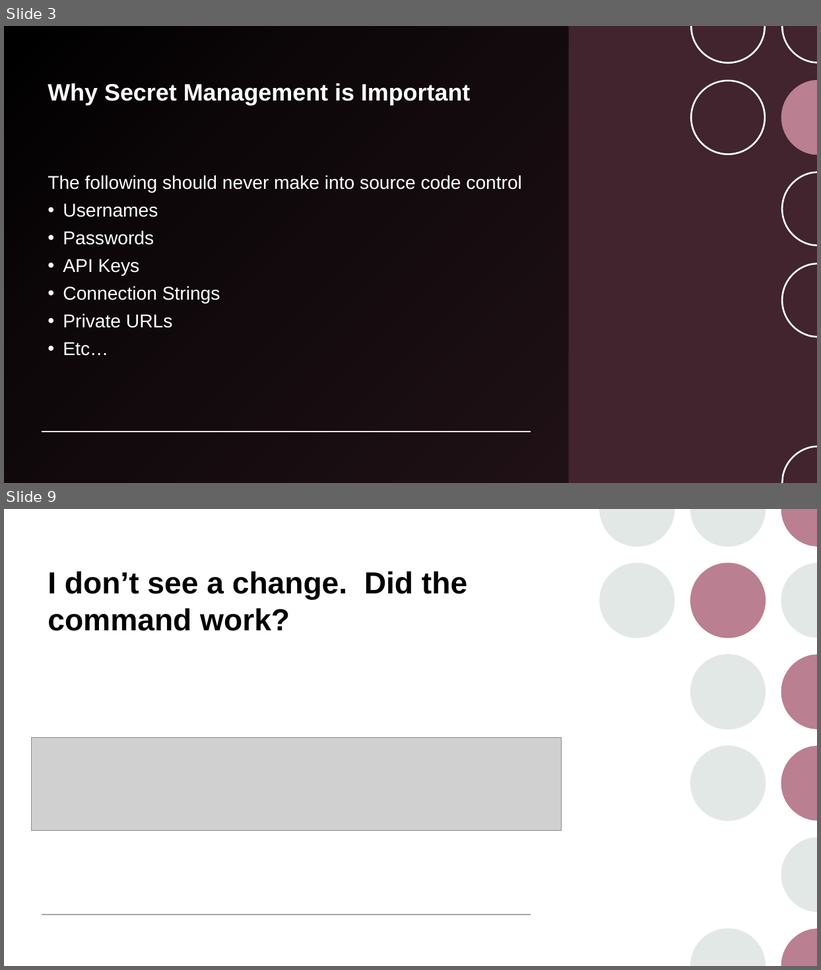
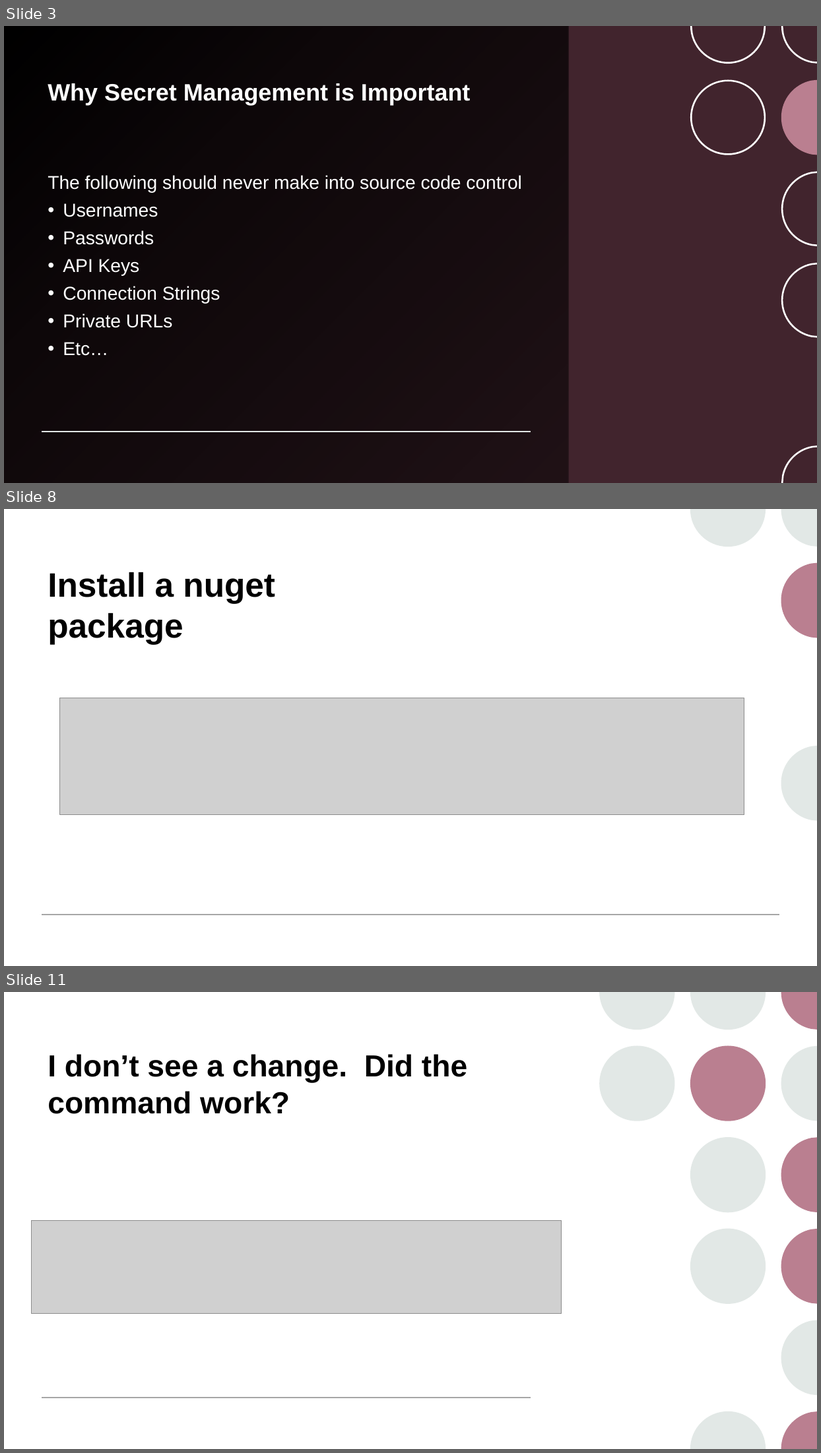
Before and after one commit to pulcher/stop-checking-in-secrets, a slide deck: stop-checking-in-secrets.pptx. Shown one above the other, each under a label of ours: slides 3 and 9 before the commit, slides 3, 8 and 11 after it; the slides between them are not shown. The pictures are 821x970 and 821x1453 pixels, drawn with LibreOffice and Linux fonts; fonts in the diff are those of the drawing; grey boxes stand for pictures; background and template pictures are left out. Boxes give left, top, right and bottom in pixels: in the first picture for what was removed or moved away, otherwise in the second. Text is boxed around its words. In the diff, an @@ line names an element or a change of style, - is before the commit and + after.

```diff
--- a/stop-checking-in-secrets.pptx
+++ b/stop-checking-in-secrets.pptx
@@ slide 8 added at [4,509,817,966], background #FFFFFF; not listed: 8 template elements that a slide beside it also shows @@
@@ rectangle added at [4,509,817,966], fill #FFFFFF @@
@@ group added at [690,509,817,821]: 4 freeform shapes @@
@@ title added at [48,572,275,644], 40 pt, text #000000, bold @@
+Install a nuget package
@@ picture added at [59,698,745,815] @@
@@ line added from (42, 916) to (780, 916), #A6A6A6 1 pt @@
@@ what was slide 9 is now slide 11 @@
```
Also in this commit, not shown: 7 slides changed, 2 other slides added.
